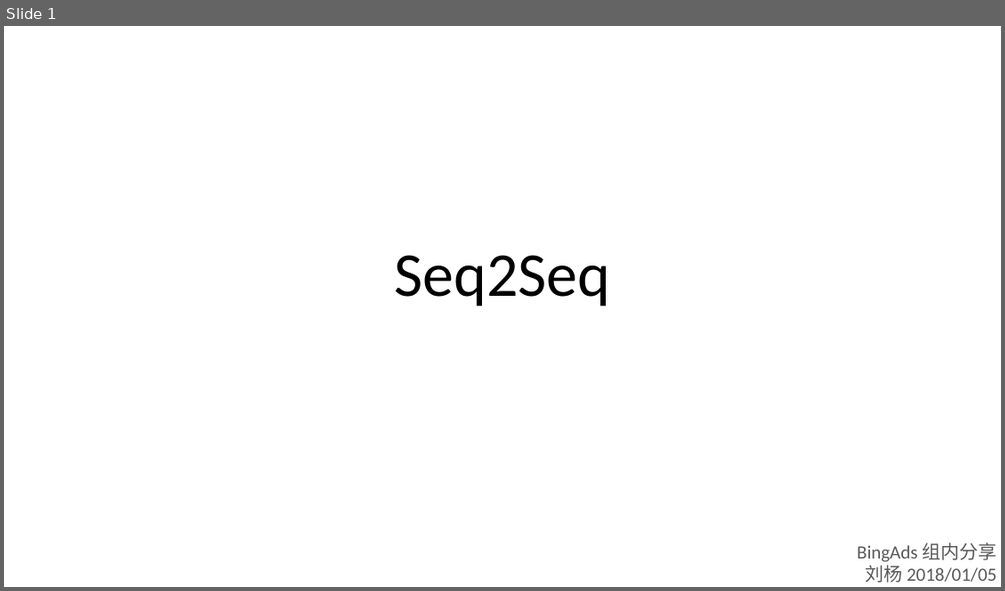
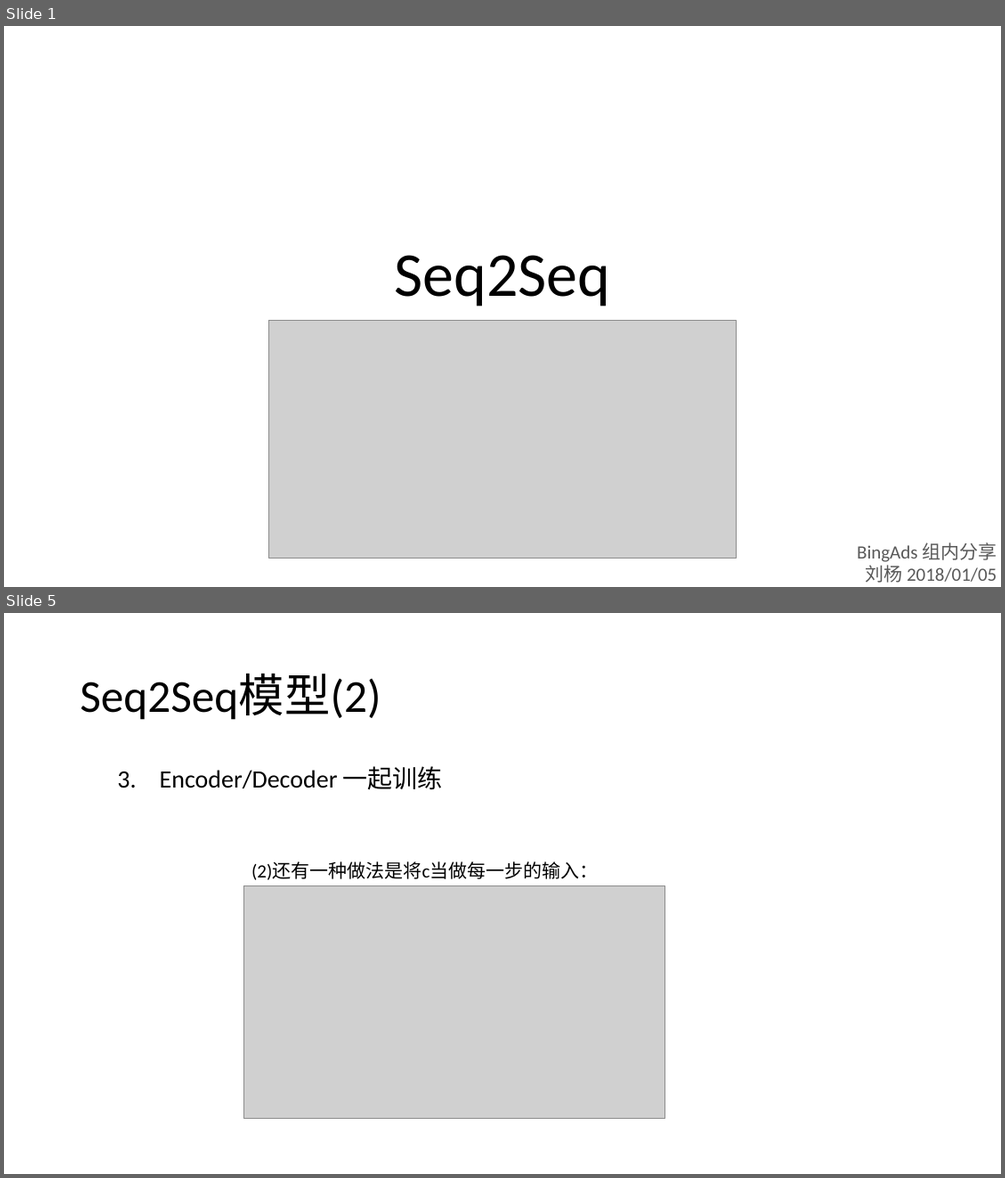
Before and after one commit to foamliu/Learning-DL, a slide deck: nlp/Seq2Seq.pptx. Shown one above the other, each under a label of ours: slide 1 before the commit, slides 1 and 5 after it; the slides between them are not shown. The pictures are 1005x591 and 1005x1178 pixels, drawn with LibreOffice and Linux fonts; fonts in the diff are those of the drawing; grey boxes stand for pictures. Boxes give left, top, right and bottom in pixels: in the first picture for what was removed or moved away, otherwise in the second. Text is boxed around its words. In the diff, an @@ line names an element or a change of style, - is before the commit and + after.

```diff
--- a/nlp/Seq2Seq.pptx
+++ b/nlp/Seq2Seq.pptx
@@ slide 5 added at bbox=[4, 613, 1001, 1174], background #FFFFFF @@
@@ title added at bbox=[80, 674, 380, 720], 44 pt, text #000000 @@
+Seq2Seq模型(2)
@@ text added at bbox=[160, 766, 443, 790], 24 pt, text #000000 @@
+  3. Encoder/Decoder 一起训练
@@ text added at bbox=[251, 861, 598, 880], 18 pt, text #000000 @@
+(2)还有一种做法是将c当做每一步的输入：
@@ picture added at bbox=[244, 886, 664, 1119] @@
@@ slide 1 changed as well @@
@@ picture added at bbox=[268, 321, 736, 558] @@
```
Also in this commit, not shown: 1 other slide changed, 5 other slides added, 1 slide removed, 1 other file.
